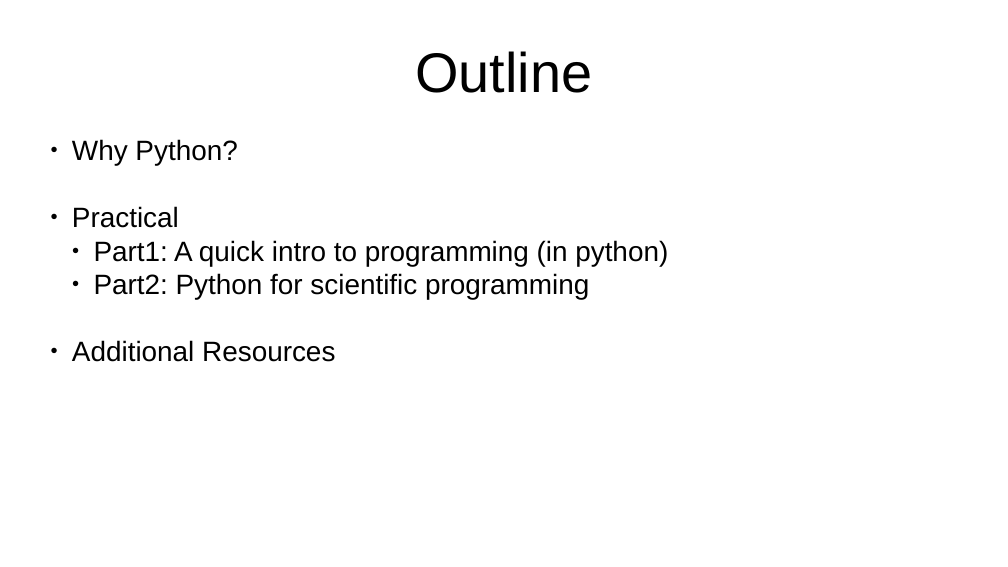
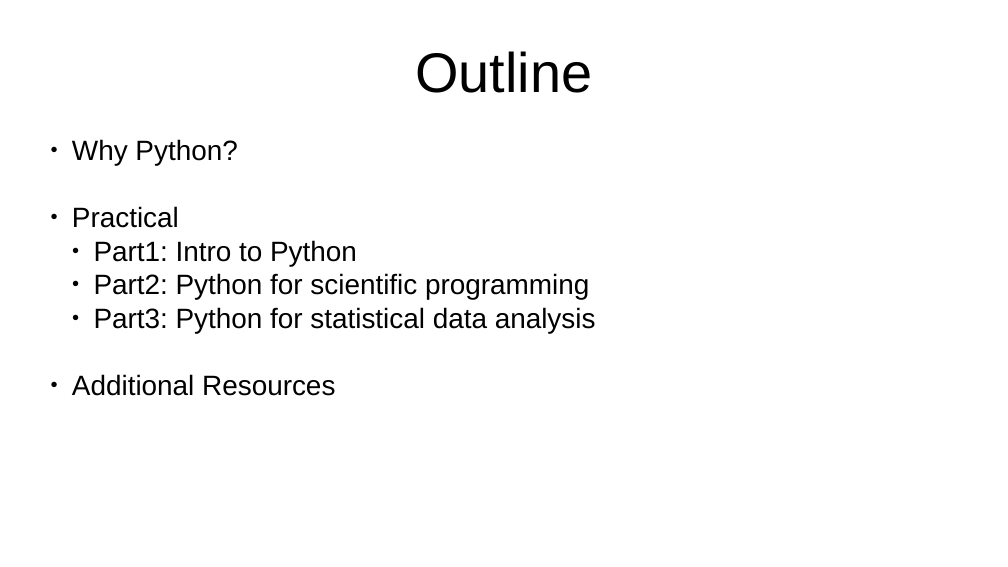
Before and after one commit to TimoFlesch/intro2python, a slide deck: slide 2 of slides/slides.odp. Drawn at 1008x567 pixels with LibreOffice and Linux fonts; fonts in the diff are those of the drawing. Boxes give left, top, right and bottom in pixels: in the first picture for what was removed or moved away, otherwise in the second. Text is boxed around its words. In the diff, an @@ line names an element or a change of style, - is before the commit and + after.

Commit message:
updated slides to 2020 version

```diff
--- a/slides/slides.odp
+++ b/slides/slides.odp
@@ subtitle at (x1=94, y1=240, x2=357, y2=266): text changed @@
-  ● Part1: A quick intro to programming (in python)
+  ● Part1: Intro to Python
@@ subtitle at (x1=94, y1=307, x2=596, y2=333): paragraph added @@
+  ● Part3: Python for statistical data analysis
```
Also in this commit, not shown: 1 other slide changed, 3 other files.
